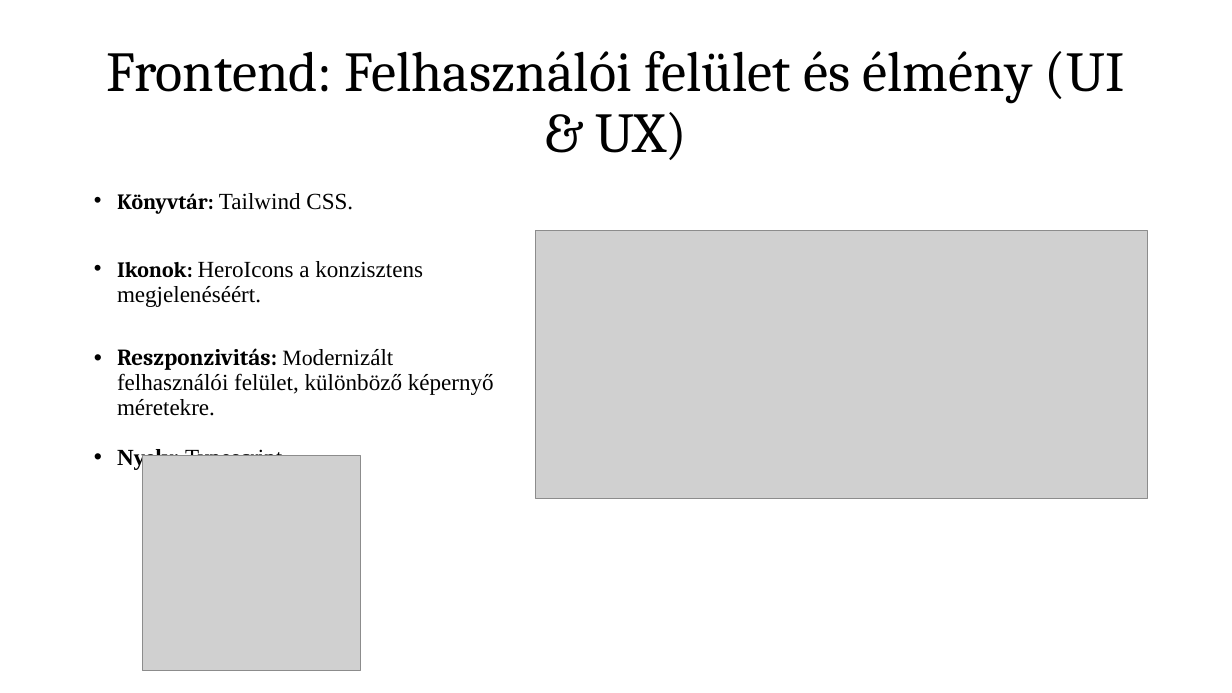
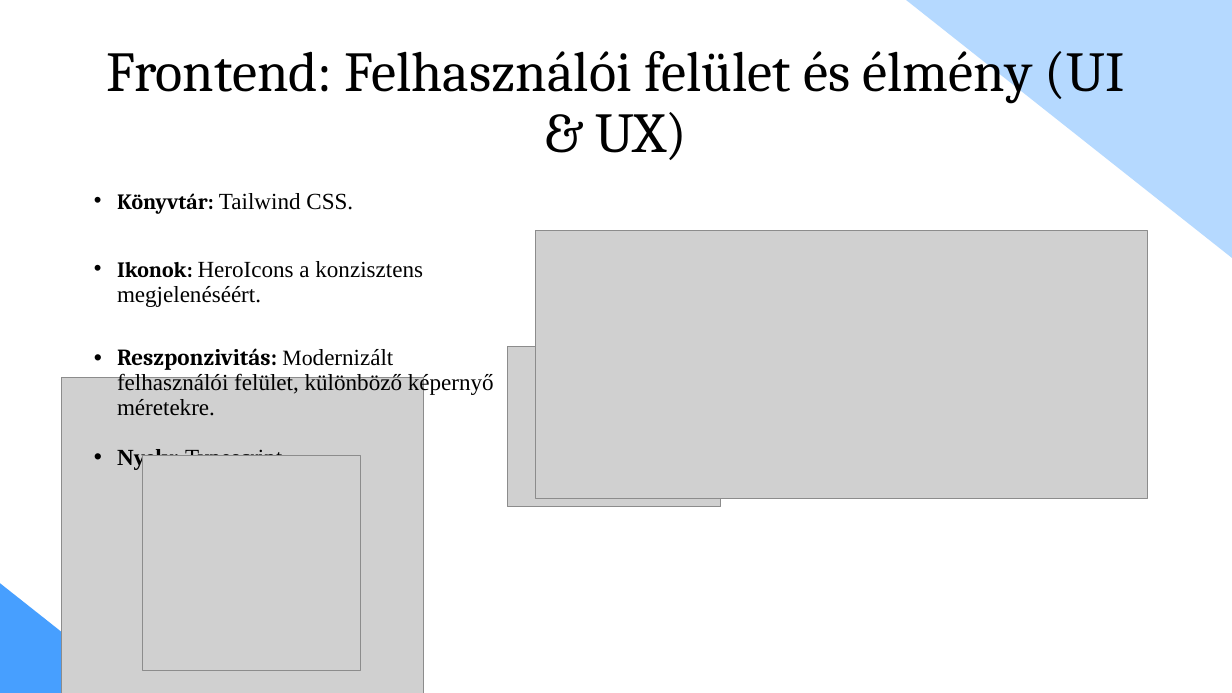
Before and after one commit to tomex1337/13_S1_6_vizsgaremek, a slide deck: slide 9 of docs/Prezentáció/Corelytics presentation.pptx. Drawn at 1232x693 pixels with LibreOffice and Linux fonts; fonts in the diff are those of the drawing; grey boxes stand for pictures. Boxes give left, top, right and bottom in pixels: in the first picture for what was removed or moved away, otherwise in the second. Text is boxed around its words. In the diff, an @@ line names an element or a change of style, - is before the commit and + after.

```diff
--- a/docs/Prezentáció/Corelytics presentation.pptx
+++ b/docs/Prezentáció/Corelytics presentation.pptx
@@ rectangle added at bbox=[906, 0, 1232, 270], fill #B5D9FF @@
@@ picture added at bbox=[507, 347, 721, 506] @@
@@ picture added at bbox=[62, 377, 424, 693] @@
@@ rectangle added at bbox=[0, 575, 153, 693], fill #479FFF @@
```
Also in this commit, not shown: 10 other slides changed, 1 slide added, 1 slide removed.
